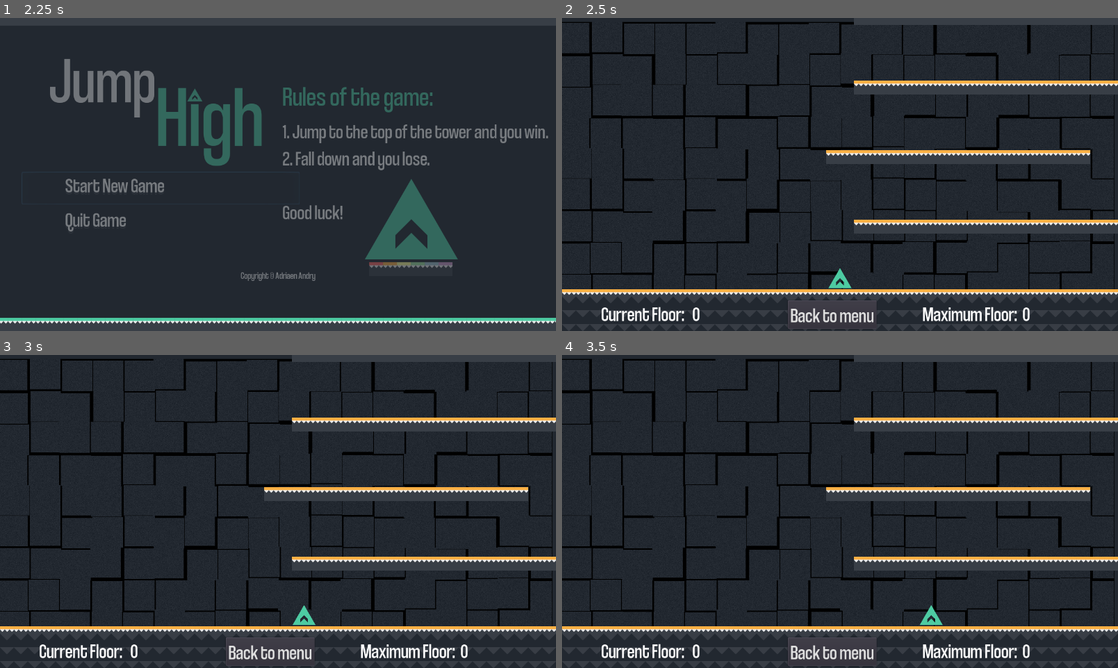
Above: before the commit, frames 1-4 (two rows, left to right).
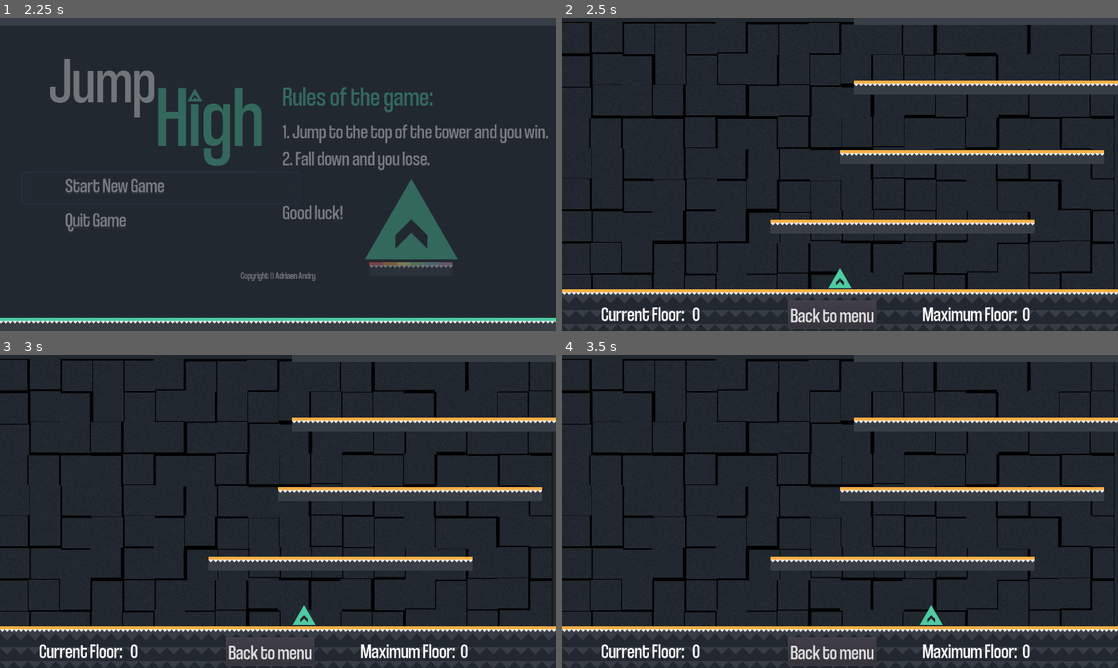
Above: after the commit, the same moments.

Repository: AdriaenXO/JumpHigh
Game: Godot game, scene res://src/worlds/TitleScreen.tscn
The game is run twice, just before and just after one commit, with the same random seed, the same clock (stepped at 60 frames per second) and the same inputs.
Inputs (mouse positions are in pixels of both pictures, inside the frame that each line leads up to):
- Up to frame 1 (2.25 s): click "Start New Game" at 0.5 s; click "Back to menu" at 1.25 s; click "Start New Game" at 2 s
- Up to frame 2 (2.5 s): no input
- Up to frame 3 (3 s): tap Enter at 2.75 s; move the mouse to (400, 495) at 2.77 s; hold D (move_right) from 2.78 s (still down)
- Up to frame 4 (3.5 s): keep holding D (move_right); tap W (jump) at 3.02 s

Frame 1 is identical in both runs. In frame 2, 0.9% of the frame differs, in the area x 37-100%, y 42-69%; in frame 3, 0.9%; in frame 4, 0.9%.

Commit message:
screenshot, minor change to length fo the game

Diff:
--- a/src/worlds/Level_template.gd
+++ b/src/worlds/Level_template.gd
@@ -1,10 +1,10 @@
 extends Node2D
 
 export var platform_length: int = 20
-export var platforms_per_length: int = 5
+export var platforms_per_length: int = 10
 export var platforms_per_tileset: int = 10
 export var distance_between_platforms: int = 5
-export var tiles_to_generate: int = 20
+export var tiles_to_generate: int = 500
 var starting_position: int = 3
 var current_tileset_id: int = 0
 var number_of_tilesets: int = 6
Binary file added: Screenshot.png
